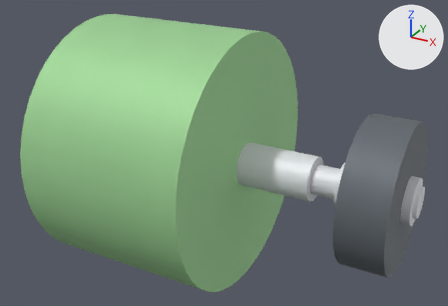
The glTF model cad/advantagescope/Robot_BIOBUZZ/model_3.glb as it was, and as the next commit left it.
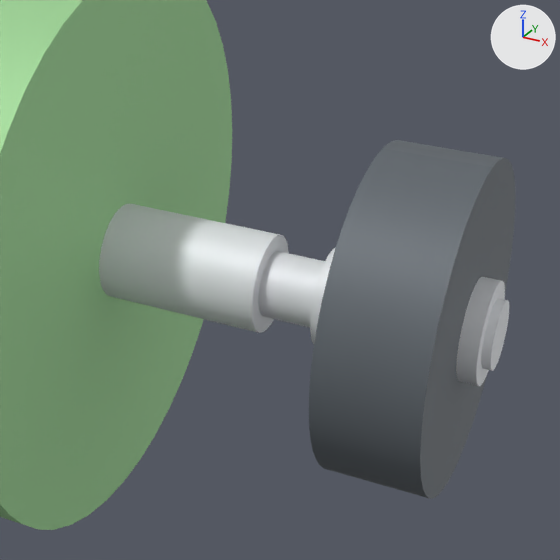
Each version appears first whole from a 50 mm lens placed at (0.0416, -0.222, 0.1443), pointed at (-0.0365, -0.08, 0.0733), and next in a close-up on the part from 43% to 100% of the width and 16% to 100% of the height. Arrows for +X, +Y and +Z are at upper right; the lights stay in place. The first two pictures are the older version. Vertices at exactly the same position are counted once.

Objects in the first close-up: 'part_0', 'part_1', 'part_2'.
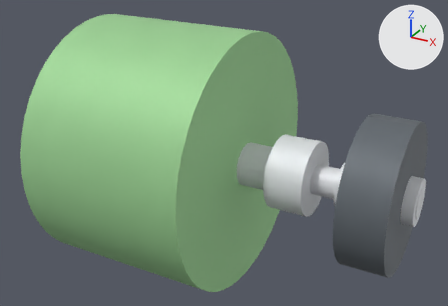
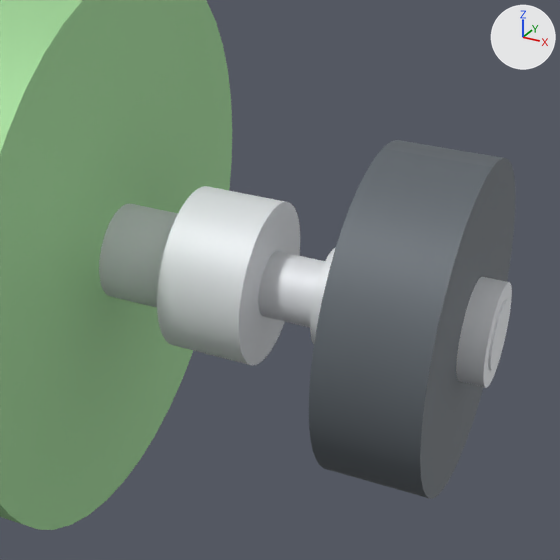
Pixel boxes [x1, y1, x2, y2] of what changed, in the close-ups (560 x 560 px; the box of a moved part takes in the faces that stretch with it):
'part_1', reshaped
    before: [99, 203, 509, 386]
    after: [99, 186, 512, 388]
part 1 of me_part_1, added
    after: [157, 186, 300, 365]
part 2 of me_part_1, moved or reshaped
    before: [99, 203, 289, 333]
    after: [99, 203, 178, 308]
part 3 of me_part_1, built on
    before: [476, 281, 505, 386]
    after: [476, 281, 512, 388]

The edits, one by one:
me_part_1 is used by ob_part_1; location (0.0, 0.0, 0.0).
me_part_1 had 480 vertices, 940 faces and spanned x -0.1008..0.0192, y -0.0885..-0.0766, z 0.0668..0.0788.
me_part_1 now has 624 vertices, 1270 faces and spans x -0.1008..0.0192, y -0.0925..-0.0726, z 0.0628..0.0828.
me_part_1 part 1: the loose piece of 96 vertices spanning x -0.0279..-0.0079, y -0.0885..-0.0766, z 0.0668..0.0788 is copied, and the copy is scaled about its middle by (0.513, 1.67, 1.67), then moved by (0.0049, 0.0, 0.0); it spans x -0.0182..-0.0079, y -0.0925..-0.0726, z 0.0628..0.0828.
Part 2, on me_part_1:
37 vertices are removed from x -0.0079, y -0.0885..-0.0766, z 0.0668..0.0788.
125 faces are deleted.
10 vertices in x -0.0079, y -0.0884..-0.077, z 0.0702..0.0787 move by (-0.0103, 0.0, 0.0).
1 vertex moves from x -0.0079, y -0.0799, z 0.0782 to x -0.0182, y -0.0806, z 0.0785.
37 new vertices lie (0.0097, 0.0, 0.0) away from vertices in x -0.0279, y -0.0885..-0.0766, z 0.0668..0.0788.
125 new faces join them.
Part 3, on me_part_1:
46 faces are deleted.
48 new vertices lie (0.0008, 0.0, 0.0) away from vertices in x 0.0181, y -0.0885..-0.0766, z 0.0668..0.0788.
188 new faces join them.
